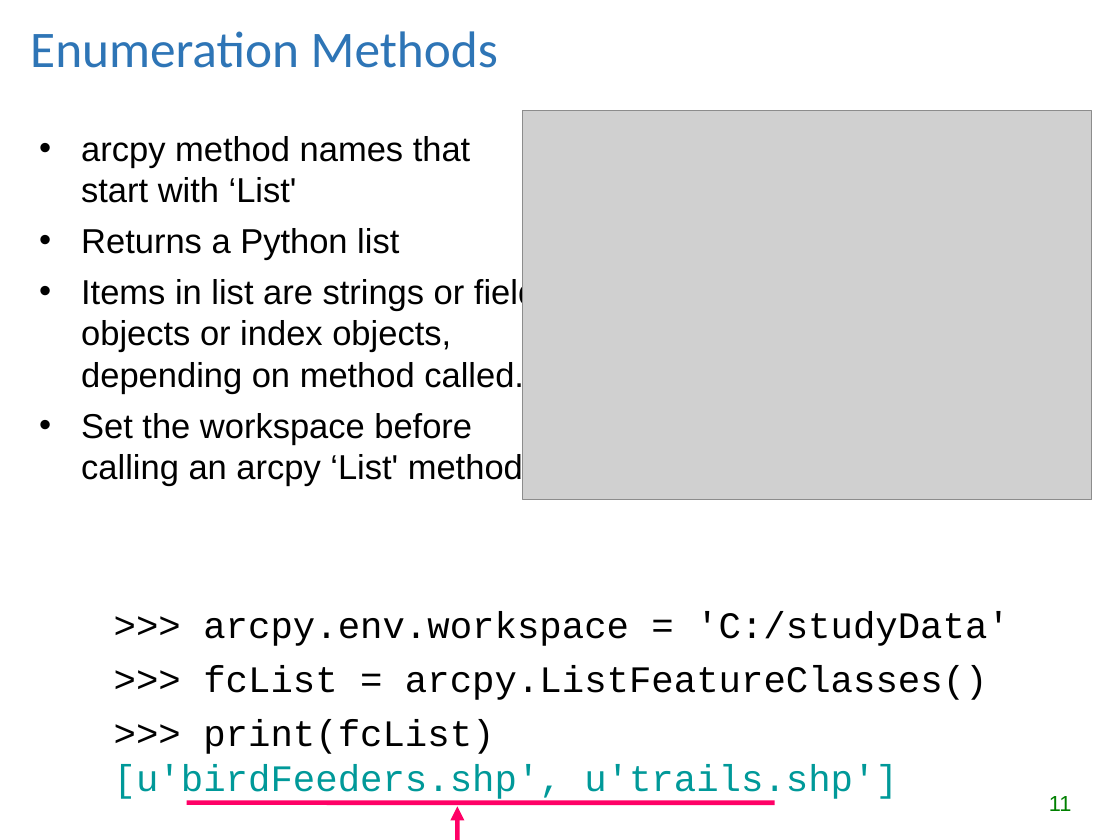
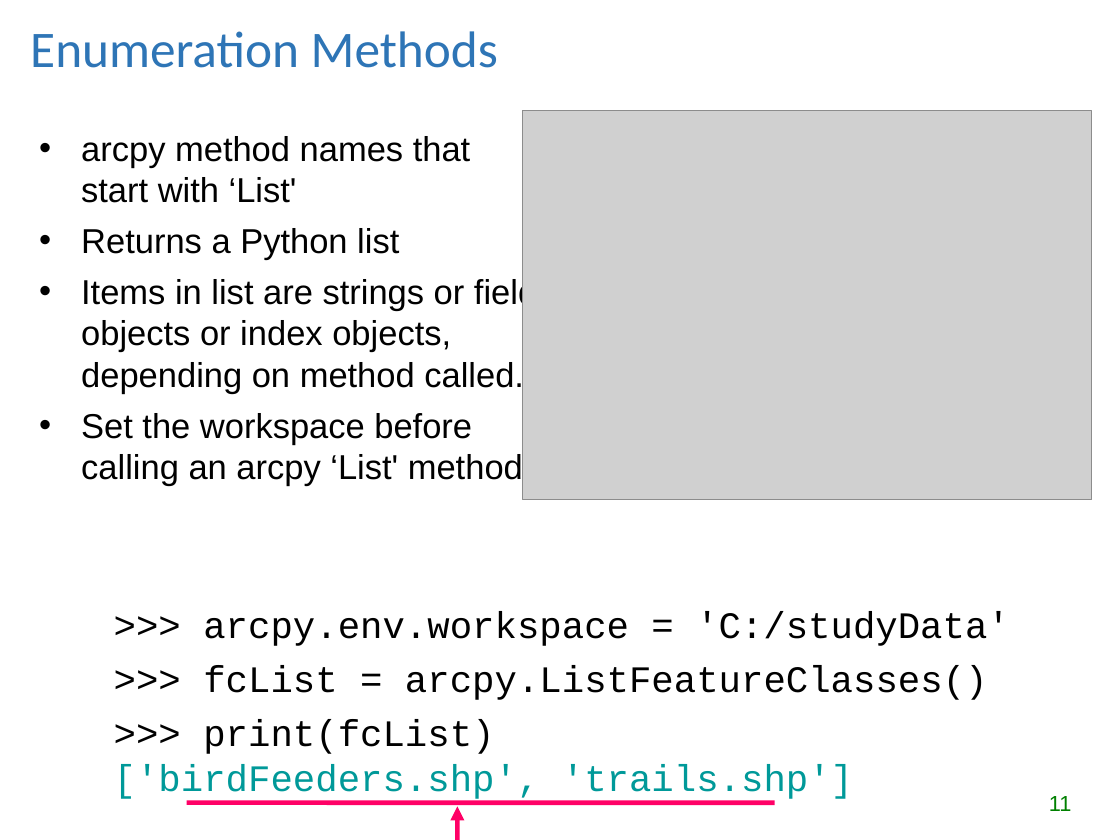
Before and after one commit to lgtateos/gis540, a slide deck: slide 11 of slides/batchProcessing.ppt. Drawn at 1120x840 pixels with LibreOffice and Linux fonts; fonts in the diff are those of the drawing; grey boxes stand for pictures. Boxes give left, top, right and bottom in pixels: in the first picture for what was removed or moved away, otherwise in the second. Text is boxed around its words. In the diff, an @@ line names an element or a change of style, - is before the commit and + after.

```diff
--- a/slides/batchProcessing.ppt
+++ b/slides/batchProcessing.ppt
@@ text at <box>114,720,853,802</box>: text changed @@
->>> print(fcList)
-[u'birdFeeders.shp', u'trails.shp']
+>>> print(fcList)
+['birdFeeders.shp', 'trails.shp']
```
Also in this commit, not shown: 2 other slides changed, 1 other file.
